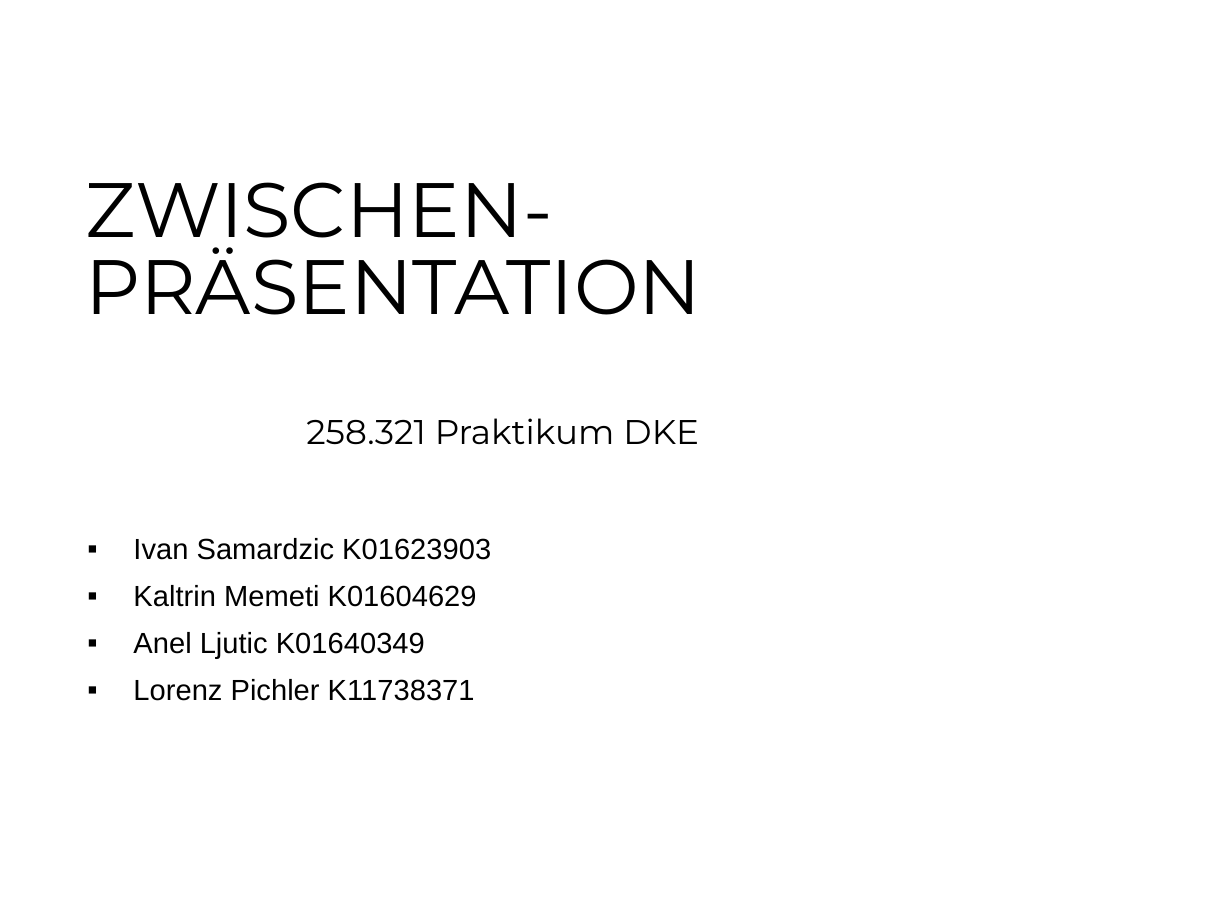
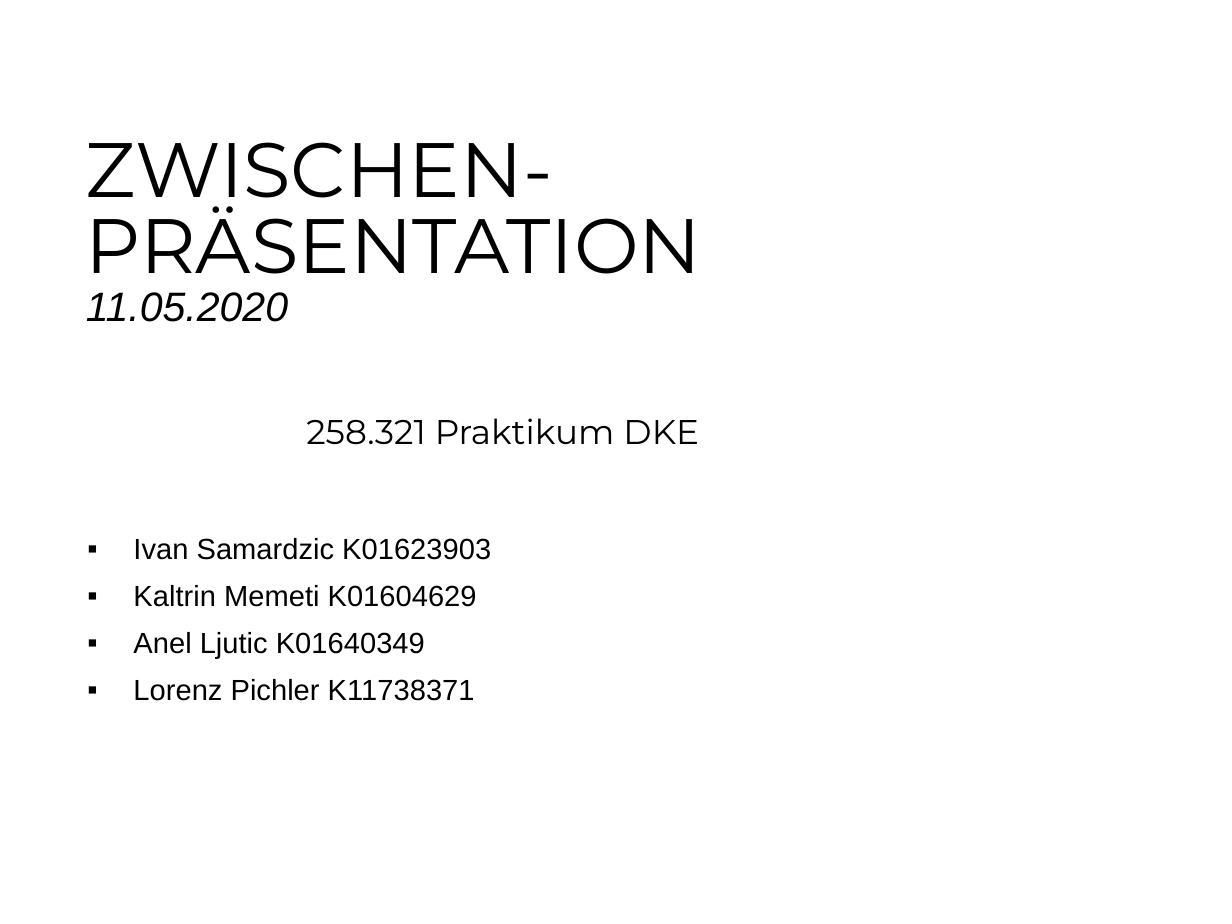
Before and after one commit to Kaltrin1/DKE_PR, a slide deck: slide 1 of Zwischenpräsentation/Zwischenpräsentation_11.05.2020.pptx. Drawn at 1232x924 pixels with LibreOffice and Linux fonts; fonts in the diff are those of the drawing; background and template pictures are left out. Boxes give left, top, right and bottom in pixels: in the first picture for what was removed or moved away, otherwise in the second. Text is boxed around its words. In the diff, an @@ line names an element or a change of style, - is before the commit and + after.

Commit message:
Finale Version-Zwischenpräsi

```diff
--- a/Zwischenpräsentation/Zwischenpräsentation_11.05.2020.pptx
+++ b/Zwischenpräsentation/Zwischenpräsentation_11.05.2020.pptx
@@ title at [86, 142, 702, 322]: text changed @@
-ZWISCHEN-PRÄSENTATION
+ZWISCHEN-PRÄSENTATION
+11.05.2020
```
Also in this commit, not shown: 4 other slides changed, 4 slides removed, 6 other files.
